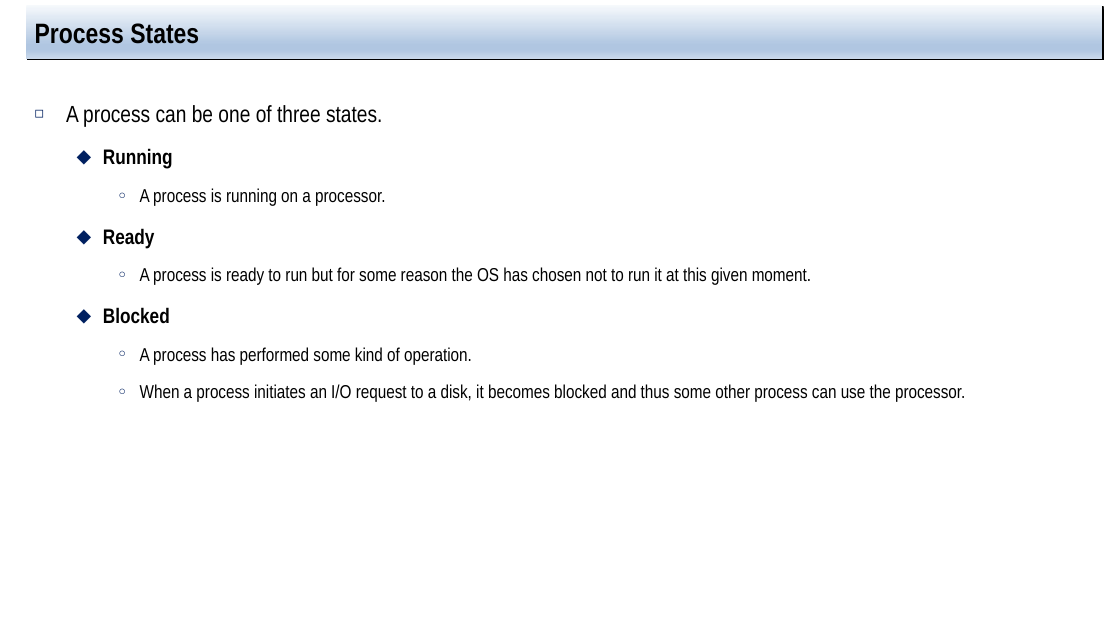
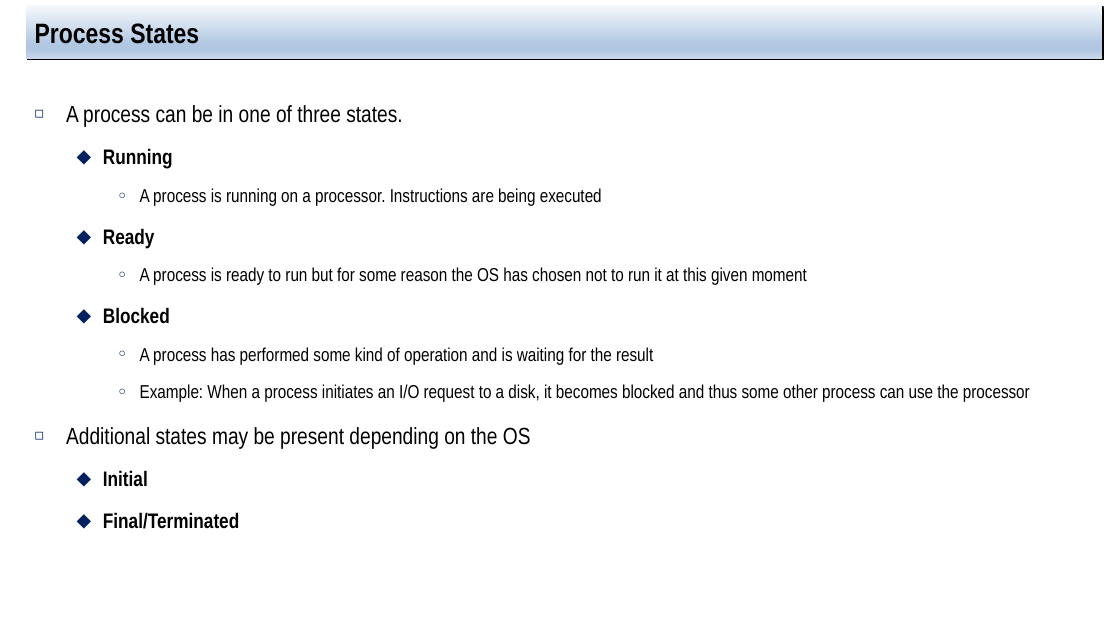
Before and after one commit to jachermocilla/extra-course-materials, a slide deck: slide 12 of cmsc125/ostep/slides/01.Virtualization/04.The_abstraction_the_process.pptx (slide 11 before the commit). Drawn at 1120x630 pixels with LibreOffice and Linux fonts; fonts in the diff are those of the drawing. Boxes give left, top, right and bottom in pixels: in the first picture for what was removed or moved away, otherwise in the second. Text is boxed around its words. In the diff, an @@ line names an element or a change of style, - is before the commit and + after.

```diff
--- a/cmsc125/ostep/slides/01.Virtualization/04.The_abstraction_the_process.pptx
+++ b/cmsc125/ostep/slides/01.Virtualization/04.The_abstraction_the_process.pptx
@@ text at [66, 105, 402, 127]: text changed @@
-◻ A process can be one of three states.
+◻ A process can be in one of three states.
@@ text at [140, 188, 602, 206]: text changed @@
-    ○ A process is running on a processor.
+    ○ A process is running on a processor. Instructions are being executed
@@ text at [140, 267, 807, 285]: text changed @@
-    ○ A process is ready to run but for some reason the OS has chosen not to run it at this given moment.
+    ○ A process is ready to run but for some reason the OS has chosen not to run it at this given moment
@@ text at [66, 347, 1030, 529]: text changed @@
-    ○ A process has performed some kind of operation.
-    ○ When a process initiates an I/O request to a disk, it becomes blocked and thus some other process can use the processor.
+    ○ A process has performed some kind of operation and is waiting for the result
+    ○ Example: When a process initiates an I/O request to a disk, it becomes blocked and thus some other process can use the processor
+◻ Additional states may be present depending on the OS
+  ⬥ Initial
+  ⬥ Final/Terminated
```
Also in this commit, not shown: 10 other slides changed, 3 slides added, 1 other file.
